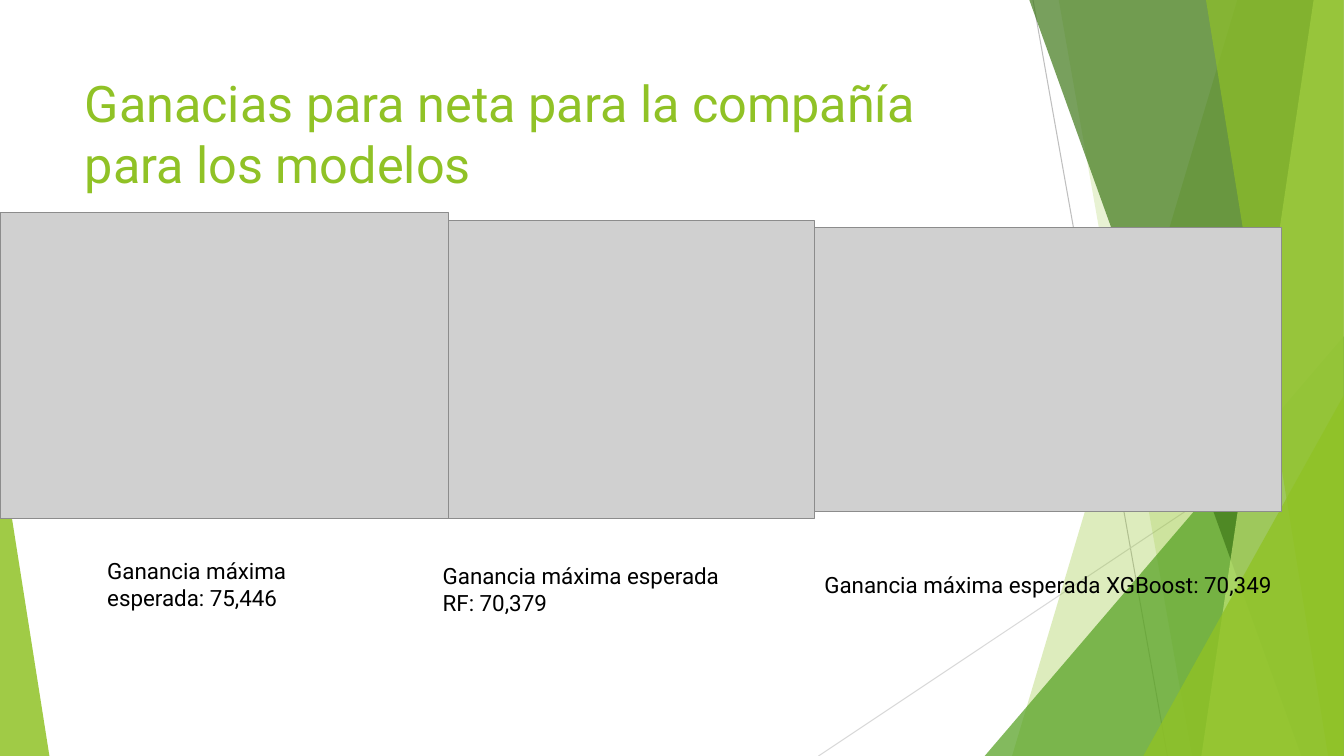
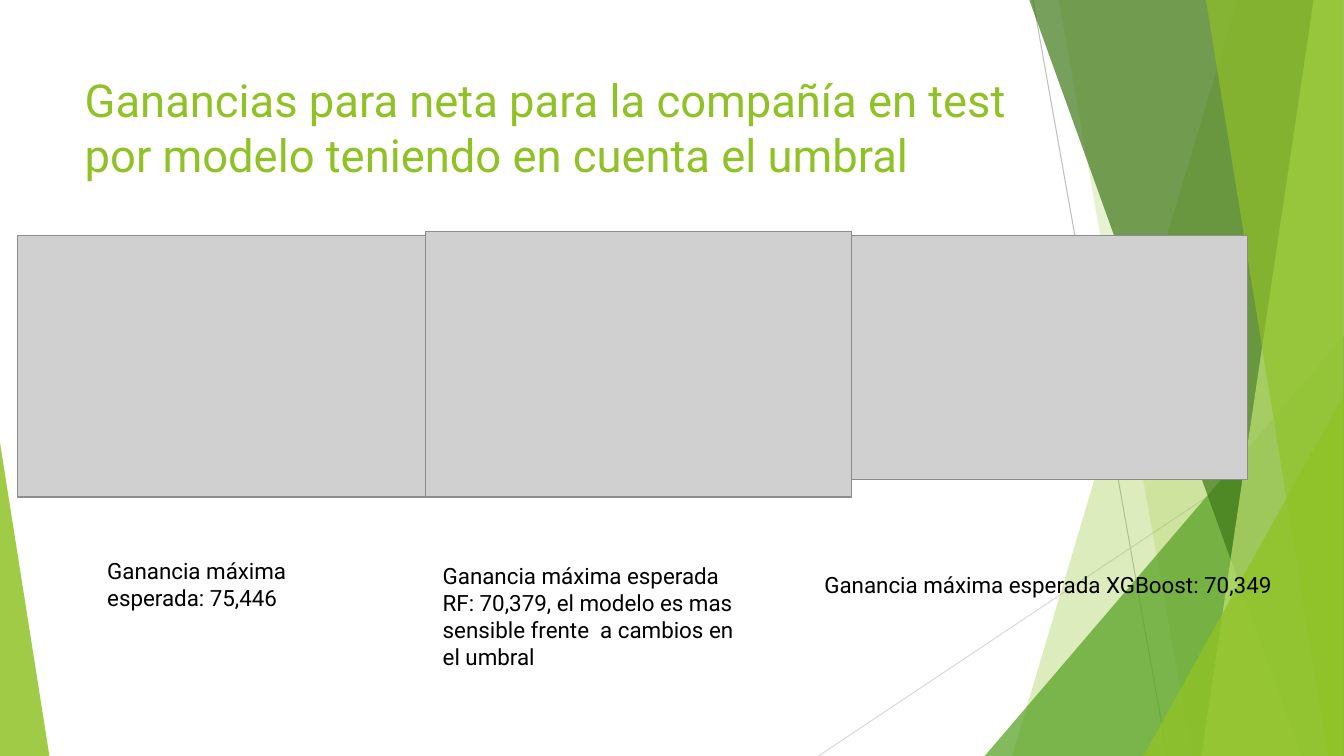
Before and after one commit to JuJurado238/Prueba_MeLi, a slide deck: slide 15 of Modelo de detección de Fraude.pptx (slide 12 before the commit). Drawn at 1344x756 pixels with LibreOffice and Linux fonts; fonts in the diff are those of the drawing; grey boxes stand for pictures. Boxes give left, top, right and bottom in pixels: in the first picture for what was removed or moved away, otherwise in the second. Text is boxed around its words. In the diff, an @@ line names an element or a change of style, - is before the commit and + after.

```diff
--- a/Modelo de detección de Fraude.pptx
+++ b/Modelo de detección de Fraude.pptx
@@ title at (x1=85, y1=83, x2=1005, y2=182): text changed; size 36 to 32.4 pt @@
-Ganacias para neta para la compañía para los modelos
+Ganancias para neta para la compañía en test por modelo teniendo en cuenta el umbral
@@ picture resized from (x1=0, y1=213, x2=449, y2=518) to (x1=18, y1=236, x2=434, y2=498) @@
@@ picture resized from (x1=449, y1=221, x2=815, y2=518) to (x1=425, y1=232, x2=852, y2=497) @@
@@ picture resized from (x1=815, y1=227, x2=1281, y2=511) to (x1=848, y1=236, x2=1248, y2=480) @@
@@ text at (x1=443, y1=567, x2=733, y2=666): text changed @@
-Ganancia máxima esperada RF: 70,379
+Ganancia máxima esperada RF: 70,379, el modelo es mas sensible frente a cambios en el umbral
```
Also in this commit, not shown: 10 other slides changed, 3 slides added, 1 slide removed, 3 other files.
